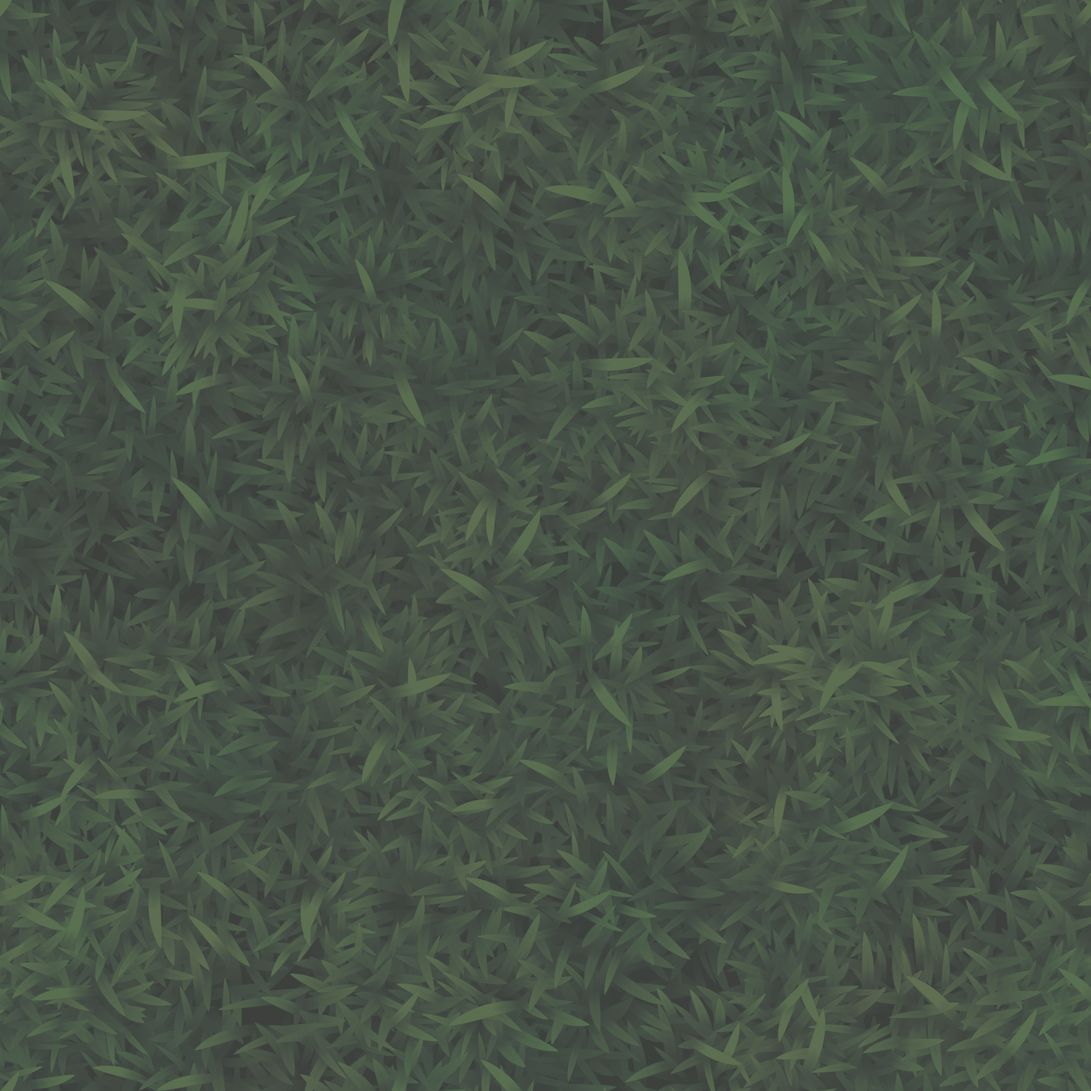
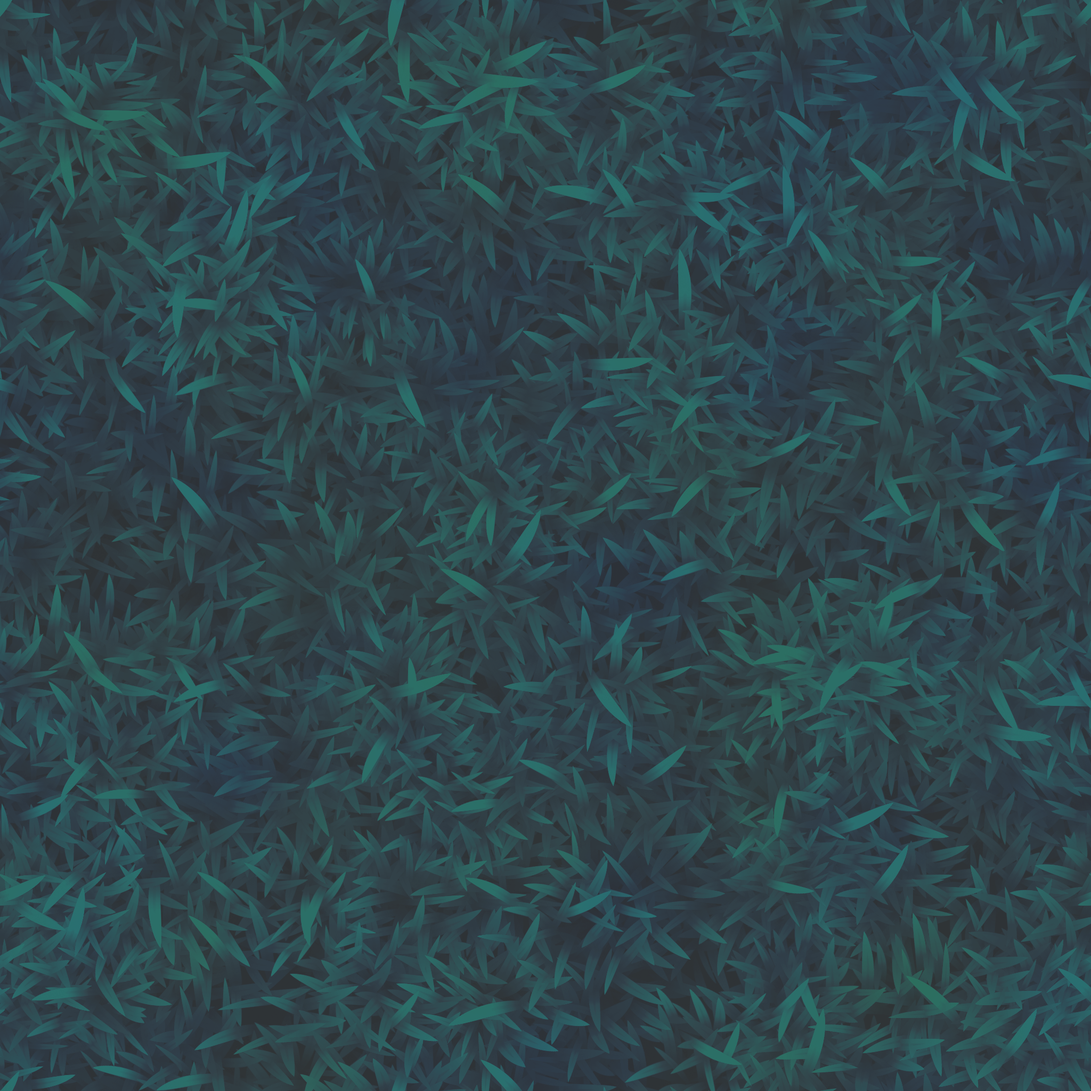
Revision of a layered 1091 x 1091 image; what changed, layer by layer:
pixels changed over [0, 0, 1091, 1091] (layer not identified)
